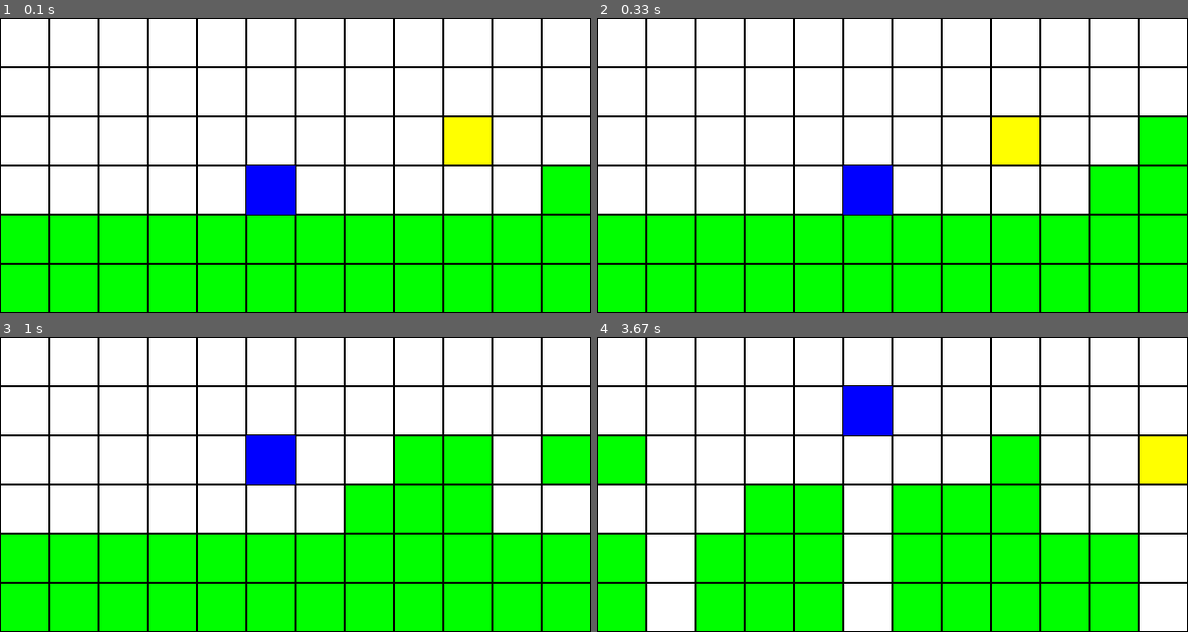
Above: before the commit, frames 1-4 (two rows, left to right).
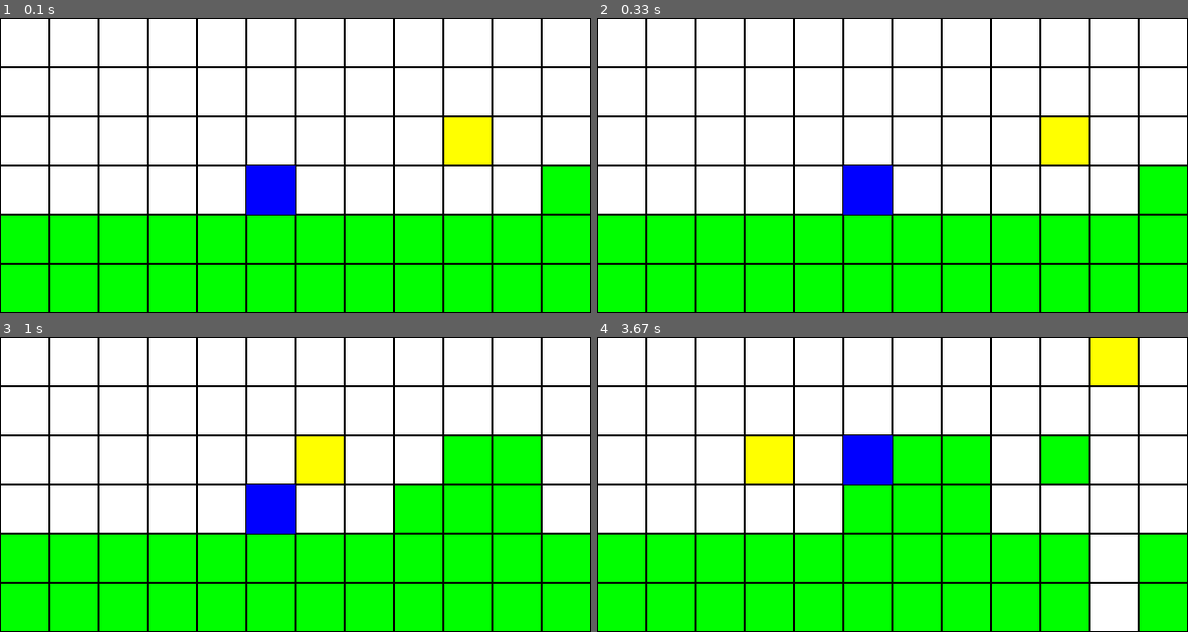
Above: after the commit, the same moments.

Repository: H4znow/marioBrossGame
Game: pygame game, started from main.py
The game is run twice, just before and just after one commit, with the same random seed, the same clock (stepped at 60 frames per second) and the same inputs.
Inputs:
- Up to frame 1 (0.1 s): no input
- Up to frame 2 (0.33 s): no input
- Up to frame 3 (1 s): hold Right 0.33-0.8 s; hold Up from 0.83 s (still down)
- Up to frame 4 (3.67 s): release Up at 1.13 s; hold Right 1.17-1.63 s; hold Up 1.67-2.25 s; hold Up from 3.52 s (still down)

Frame 1 is identical in both runs. In frame 2, 5.1% of the frame differs, in the area x 66-100%, y 33-67%; in frame 3, 10%; in frame 4, 28%, in the area x 0-100%, y 0-100%.

Commit message:
:sparkles: Human mode added
We're leaving pygame too ;)

Diff:
--- a/bot_player.py
+++ b/bot_player.py
@@ -1,3 +1,4 @@
+# ======================= Bot player part (TEST) =======================
 class BotPlayer():
     def __init__(self, game) -> None:
         self.game = game
--- a/game.py
+++ b/game.py
@@ -1,7 +1,5 @@
 from pygame_print import PygamePrint
 import copy
-
-
 
 # ======================= Game part =======================
 class Game:
@@ -14,7 +12,6 @@
         self.score = 0
         self.ROWS = len(grid)
         self.COLS = len(grid[0])
-        self.in_jump = False
         self.running = True
 
         if (self.print_game):
@@ -43,30 +40,33 @@
             self.apply_gravity()
 
     def new_event(self, move) -> None:
-        if (self.in_jump):
-            # Downward diagonal
-            self.move_player(1, 1)
-            self.in_jump = False
-            self.apply_gravity()
-
-            if (self.print_game):
-                self.pygame_print.draw_grid()
+        in_jump = False
 
         if move == "RIGHT":
             self.move_player(1, 0)
             self.apply_gravity()
         elif move == "JUMP":
-            self.in_jump = True
+            in_jump = True
             # Rising diagonal
             self.move_player(1, -1)
 
         if (self.print_game):
             self.pygame_print.draw_grid()
 
+        if (in_jump):
+            # Downward diagonal
+            self.move_player(1, 1)
+            self.apply_gravity()
+
+            if (self.print_game):
+                self.pygame_print.draw_grid()
+
         # Victory or defeat condition
         if self.grid[self.player_pos[0]][self.player_pos[1]] == 333:
             self.score += 100
             self.running = False
+            self.pygame_print.quit()
         elif self.player_pos[0] == self.ROWS - 1 and self.grid[self.player_pos[0]][self.player_pos[1]] == 0:
             self.score = -100
             self.running = False
+            self.pygame_print.quit()
--- a/human_player.py
+++ b/human_player.py
@@ -1,10 +1,43 @@
-# ======================= Human player part (TODO) =======================
+import pygame
+import time
+
+# ======================= Human player part =======================
 class HumanPlayer():
     def __init__(self, game) -> None:
         self.game = game
+        self.last_time = time.time()
+        self.wait_time = self.game.pygame_print.WAIT_TIME
+
         self.play()
 
     def play(self) -> None:
         while self.game.running:
-            user_input = int(input("Entrez un entier : "))
-            self.game.new_event(user_input)
+            if time.time() - self.last_time > self.wait_time:
+                # Event management
+                events = pygame.event.get()
+
+                if len(events) != 0:
+                    event = events[0]
+
+                    if event.type == pygame.QUIT:
+                        self.game.running = False
+                        pygame.quit()
+                    if event.type == pygame.KEYDOWN:
+                        if event.key == pygame.K_RIGHT: # Move to the right
+                            self.game.new_event("RIGHT")
+                            self.wait_time = self.game.pygame_print.WAIT_TIME
+                        elif event.key == pygame.K_UP: # Jump
+                            self.game.new_event("JUMP")
+                            self.wait_time = self.game.pygame_print.WAIT_TIME * 2
+
+                if self.game.running:
+                    # Delete other events that are too fast
+                    pygame.event.clear()
+
+                self.last_time = time.time()
+
+        # Victory or defeat condition
+        if self.game.score == -100:
+            print("You've fallen into a hole!")
+        else:
+            print(f"You've won with {self.game.score} points!")
--- a/main.py
+++ b/main.py
@@ -1,5 +1,7 @@
 from game import Game
 from bot_player import BotPlayer
+from human_player import HumanPlayer
+
 # ======================= Main part =======================
 
 # Example map (0 = empty, 1 = full, 5 coin, 333 = arrival)
@@ -17,4 +19,4 @@
 
 game = Game(player_pos, grid, True)
 
-player = BotPlayer(game)
+player = HumanPlayer(game)
--- a/pygame_print.py
+++ b/pygame_print.py
@@ -13,7 +13,7 @@
         self.FILLED_DEFAULT_COLOR = (0, 255, 0)
         self.FILLED_PIECE_COLOR = (255, 255, 0)
         self.FILLED_PLAYER_COLOR = (0, 0, 255)
-        self.WAIT_TIME = 0.2
+        self.WAIT_TIME = 0.03
 
         pygame.init()
         self.window = pygame.display.set_mode((self.WIDTH, self.HEIGHT))
@@ -51,3 +51,6 @@
 
         pygame.display.update()  # Update the display
         time.sleep(self.WAIT_TIME)
+
+    def quit(self) -> None:
+        pygame.quit()
Not shown, added: .gitignore
Not shown, removed: Pipfile.lock
